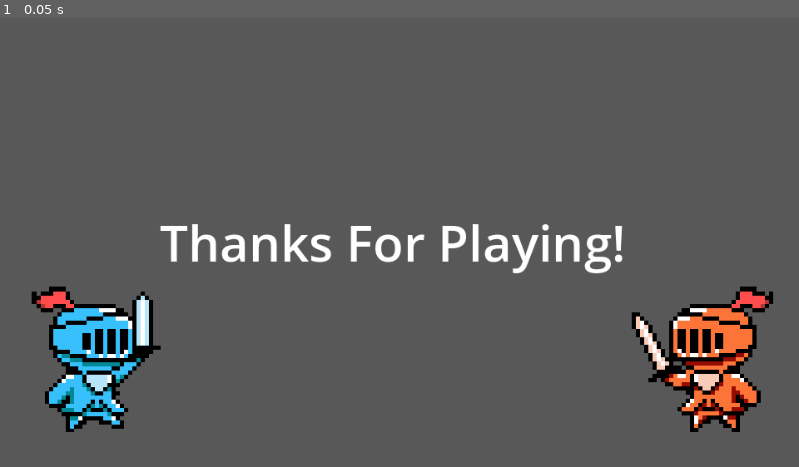
Above: before the commit, frame 1.
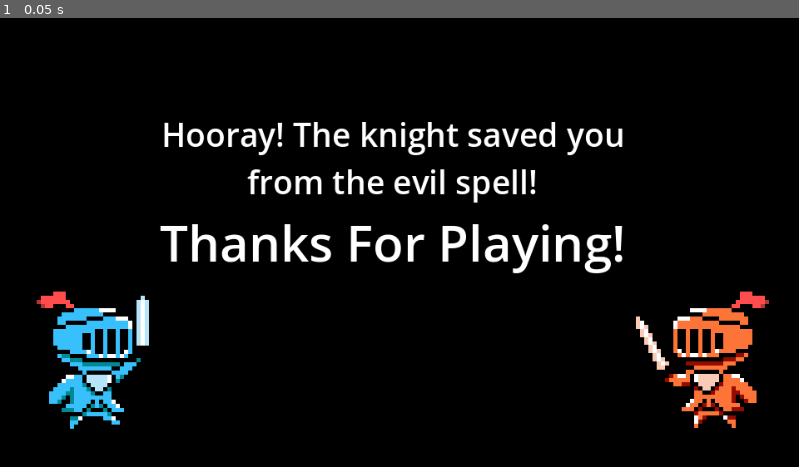
Above: after the commit, the same moment.

Repository: FlafyDev/gmtk-2023
Game: Godot game, scene res://arenas/End.tscn
The game is run twice, just before and just after one commit, with the same random seed, the same clock (stepped at 60 frames per second) and the same inputs. This scene is started directly instead of the project's main scene.
Inputs:
- Up to frame 1 (0.05 s): no input

The runs differ from the first frame. In frame 1, 92% of the frame differs, in the area x 0-100%, y 0-100%.

Commit message:
upload

Diff:
--- a/Abilities.gd
+++ b/Abilities.gd
@@ -3,6 +3,12 @@
 
 # Called when the node enters the scene tree for the first time.
 func _ready():
+	match arena:
+		1: get_tree().root.get_child(0).play_music(load("res://unknown.wav"))
+		2: get_tree().root.get_child(0).play_music(load("res://dungeon.wav"))
+		3: get_tree().root.get_child(0).play_music(load("res://sky.wav"))
+		4: get_tree().root.get_child(0).play_music(load("res://prepare.wav"))
+		5: get_tree().root.get_child(0).play_music(load("res://finalbattle.wav"))
 
 	var arenaInstance = load("res://arenas/Arena{num}.tscn".format({"num": arena})).instantiate()
 	arenaInstance.position = Vector2(0, 0)
--- /dev/null
+++ b/DemonDeath.gd
@@ -0,0 +1,24 @@
+extends CharacterBody2D
+
+
+var demon = 0
+var swapTimeout = 1
+
+# Called when the node enters the scene tree for the first time.
+func _ready():
+	velocity = Vector2(0, -500)
+	$Sprite2D.texture = load("res://demons/boss_{num}.png".format({"num": demon}))
+	pass # Replace with function body.
+
+
+# Called every frame. 'delta' is the elapsed time since the previous frame.
+func _process(delta):
+	if swapTimeout > 0:
+		swapTimeout -= delta
+		if swapTimeout <= 0:
+			$Sprite2D.texture = load("res://demons/boss_{num}.png".format({"num": demon+1}))
+
+	rotation += 2 * PI * delta
+	velocity.y += 500 * delta
+	move_and_slide()
+	pass
--- /dev/null
+++ b/DemonDeath.tscn
@@ -0,0 +1,15 @@
+[gd_scene load_steps=3 format=3 uid="uid://dhvrgek701ge1"]
+
+[ext_resource type="Script" path="res://DemonDeath.gd" id="1_7ktu2"]
+
+[sub_resource type="CircleShape2D" id="CircleShape2D_ojj1x"]
+
+[node name="DemonDeath" type="CharacterBody2D"]
+collision_layer = 0
+collision_mask = 0
+script = ExtResource("1_7ktu2")
+
+[node name="Sprite2D" type="Sprite2D" parent="."]
+
+[node name="CollisionShape2D" type="CollisionShape2D" parent="."]
+shape = SubResource("CircleShape2D_ojj1x")
--- a/Explosion.gd
+++ b/Explosion.gd
@@ -1,7 +1,7 @@
 extends Area2D
 
-var circleRadius = 400
-var time = 3.0
+var circleRadius = 350
+var time = 2.0
 var explosionIncreaseTimer = 1.0 # Dummy value
 
 # Called when the node enters the scene tree for the first time.
--- /dev/null
+++ b/Friend.gd
@@ -0,0 +1,20 @@
+extends CharacterBody2D
+
+
+const SPEED = 300.0
+const JUMP_VELOCITY = -400.0
+
+# Get the gravity from the project settings to be synced with RigidBody nodes.
+var gravity = ProjectSettings.get_setting("physics/2d/default_gravity")
+
+
+func _physics_process(delta):
+	# Add the gravity.
+	if not is_on_floor():
+		velocity.y += gravity * delta
+
+	# Handle Jump.
+	if is_on_floor():
+		velocity.y = JUMP_VELOCITY
+
+	move_and_slide()
--- /dev/null
+++ b/Friend.tscn
@@ -0,0 +1,19 @@
+[gd_scene load_steps=4 format=3 uid="uid://bwyq8oop32t4p"]
+
+[ext_resource type="Script" path="res://Friend.gd" id="1_4nh2e"]
+[ext_resource type="Texture2D" uid="uid://dfsu7wrpxduxs" path="res://hero/friend.png" id="2_0wso6"]
+
+[sub_resource type="CapsuleShape2D" id="CapsuleShape2D_3u7va"]
+height = 32.0
+
+[node name="Friend" type="CharacterBody2D"]
+script = ExtResource("1_4nh2e")
+
+[node name="Sprite2D" type="Sprite2D" parent="."]
+scale = Vector2(2, 2)
+texture = ExtResource("2_0wso6")
+
+[node name="CollisionShape2D" type="CollisionShape2D" parent="."]
+position = Vector2(-1, 2)
+scale = Vector2(2, 2)
+shape = SubResource("CapsuleShape2D_3u7va")
--- /dev/null
+++ b/HeroJumping.tscn
@@ -0,0 +1,19 @@
+[gd_scene load_steps=4 format=3 uid="uid://cj16vtiw7ty3"]
+
+[ext_resource type="Script" path="res://Friend.gd" id="1_u5xns"]
+[ext_resource type="Texture2D" uid="uid://cevtks63qjike" path="res://hero/knight_idle.png" id="2_ap72l"]
+
+[sub_resource type="CapsuleShape2D" id="CapsuleShape2D_3u7va"]
+height = 32.0
+
+[node name="Friend" type="CharacterBody2D"]
+script = ExtResource("1_u5xns")
+
+[node name="Sprite2D" type="Sprite2D" parent="."]
+scale = Vector2(2, 2)
+texture = ExtResource("2_ap72l")
+
+[node name="CollisionShape2D" type="CollisionShape2D" parent="."]
+position = Vector2(-1, 2)
+scale = Vector2(2, 2)
+shape = SubResource("CapsuleShape2D_3u7va")
--- a/Manager.gd
+++ b/Manager.gd
@@ -43,8 +43,10 @@
 	goto_level(["disk", "lazers", "slam"])
 
 
+
 func goto_abilities_selction(type = null):
 	if (arena == 6):
+		play_music(load("res://fantasy.wav"))
 		transition_to(load("res://arenas/End.tscn").instantiate())
 		return
 
--- a/arenas/End.tscn
+++ b/arenas/End.tscn
@@ -12,7 +12,18 @@
 text = "Thanks For Playing! "
 horizontal_alignment = 1
 vertical_alignment = 1
-metadata/_edit_lock_ = true
+
+[node name="Label2" type="Label" parent="."]
+offset_left = -8.0
+offset_top = -100.0
+offset_right = 952.0
+offset_bottom = 440.0
+scale = Vector2(1, 0.996275)
+theme_override_font_sizes/font_size = 39
+text = "Hooray! The knight saved you
+from the evil spell!"
+horizontal_alignment = 1
+vertical_alignment = 1
 
 [node name="Sprite2D" type="Sprite2D" parent="."]
 position = Vector2(116, 411)
--- a/character.gd
+++ b/character.gd
@@ -39,21 +39,22 @@
 var lightningScene = preload("res://Lightning.tscn")
 var lastDirection = 1
 var invincTimer = 0
-var maxHp = 5
+var maxHp = 3
 var hp = maxHp
 var abilityMarginTime = 6
 var abilityTimer = 1
+var newScale = 1
 
 func _ready():
-	print(hero)
 	randomize()
+	maxHp = 3 if demon == 0 else 4
 	hp = maxHp
 	prelazers.visible = false
 	velocity.x = 10;
 	velocity.y = 1;
 	abilityTimer = abilityMarginTime
 	$RollDust.visible = false
-	var newScale = 1+16.0*demon/96
+	newScale = 1+16.0*demon/96
 	print(newScale)
 	scale = Vector2(newScale, newScale)
 	$Sprite2D.scale = Vector2(1/newScale, 1/newScale)
@@ -142,14 +143,34 @@
 	hp -= amount
 	if hp <= 0:
 		invincTimer = 1000
+
+		if get_tree().root.get_child(0).arena == 5:
+			var friendInstance = load("res://Friend.tscn").instantiate()
+			friendInstance.position = position
+			get_tree().root.get_child(0).currentScene.add_child(friendInstance)
+
+			# TODO
+			# var heroJumpingInstance = load("res://Friend.tscn").instantiate()
+			# heroJumpingInstance.position = position
+			# get_tree().root.get_child(0).currentScene.add_child(heroJumpingInstance)
+
+			# hero.queue_free()
+		else:
+			var deathInstance = load("res://DemonDeath.tscn").instantiate()
+			deathInstance.position = position
+			deathInstance.demon = demon
+			get_tree().root.get_child(0).currentScene.add_child(deathInstance)
+
+
 		position.y = 10000
 		get_tree().root.get_child(0).currentScene.heroWin()
 	else:
 		invincTimer = 2
-		get_node("../DemonHealth/ProgressBar").value = float(hp) / maxHp * 100.0
 
 		if "spikes" in activated_abilities:
 			regenerate_spikes()
+
+	get_node("../DemonHealth/ProgressBar").value = float(hp) / maxHp * 100.0
 
 func doAbility(name):
 	match name:
@@ -168,8 +189,9 @@
 
 func explosion():
 	var instance = explosionScene.instantiate()
+	instance.scale = Vector2(1/newScale, 1/newScale)
 	add_child(instance)
-	await get_tree().create_timer(3).timeout # waits for 1 second
+	await get_tree().create_timer(2).timeout # waits for 1 second
 	camera.add_trauma(1)
 	abilityTimer = abilityMarginTime
 
--- a/game.gd
+++ b/game.gd
@@ -34,10 +34,6 @@
 	move_child(arenaInstance, 0)
 
 
-	match arena:
-		3: get_tree().root.get_child(0).play_music(load("res://sky.wav"))
-		5: get_tree().root.get_child(0).play_music(load("res://finalbattle.wav"))
-
 
 
 	# var heroInstance = demonScene.instantiate()
--- a/hero.gd
+++ b/hero.gd
@@ -90,7 +90,7 @@
 			$AnimP.play("running")
 			stateTimeout = rng.randf_range(1.0, 2.0)
 			set_dir(1 if demon.position.x > self.position.x else -1)
-		elif rng.randf_range(0.0, 1.0) > 0.6:
+		elif rng.randf_range(0.0, 1.0) > 0.2:
 			state = "attacking"
 			$AnimP.play("attacking")
 			set_dir(1 if demon.position.x > self.position.x else -1)
--- a/hero.tscn
+++ b/hero.tscn
@@ -10,7 +10,7 @@
 [ext_resource type="Texture2D" uid="uid://dq0wgoytpio3s" path="res://hero/knight_dead.png" id="9_u33fg"]
 
 [sub_resource type="RectangleShape2D" id="RectangleShape2D_fkq3r"]
-size = Vector2(30.5, 20.1732)
+size = Vector2(41, 20.1732)
 
 [sub_resource type="Animation" id="Animation_vxafo"]
 resource_name = "attacking"
@@ -38,7 +38,7 @@
 "times": PackedFloat32Array(0, 1.95, 2),
 "transitions": PackedFloat32Array(1, 1, 1),
 "update": 1,
-"values": [Vector2(0, 0), Vector2(0, 0), Vector2(12, 0)]
+"values": [Vector2(0, 0), Vector2(0, 0), Vector2(26, 0)]
 }
 
 [sub_resource type="Animation" id="Animation_dthnh"]
@@ -150,7 +150,7 @@
 collision_mask = 12
 
 [node name="CollisionShape2D" type="CollisionShape2D" parent="AttackArea"]
-position = Vector2(19.25, -0.4134)
+position = Vector2(24.5, -0.4134)
 shape = SubResource("RectangleShape2D_fkq3r")
 
 [node name="AnimP" type="AnimationPlayer" parent="."]
@@ -161,7 +161,8 @@
 
 [node name="Sprite2D" type="Sprite2D" parent="."]
 texture_filter = 1
-texture = ExtResource("5_pnhon")
+position = Vector2(26, 0)
+texture = ExtResource("5_rgq3i")
 
 [node name="CollisionShape2D" type="CollisionShape2D" parent="."]
 position = Vector2(-3, 2)
--- a/project.godot
+++ b/project.godot
@@ -10,10 +10,10 @@
 
 [application]
 
-config/name="godot-test"
+config/name="Incompetent Knight"
 run/main_scene="res://Manager.tscn"
 config/features=PackedStringArray("4.0", "Forward Plus")
-config/icon="res://icon.svg"
+config/icon="res://knight_hit.png"
 
 [display]
 
@@ -27,25 +27,24 @@
 "deadzone": 0.5,
 "events": [Object(InputEventKey,"resource_local_to_scene":false,"resource_name":"","device":0,"window_id":0,"alt_presse …(181 unchanged characters)…
 , Object(InputEventKey,"resource_local_to_scene":false,"resource_name":"","device":-1,"window_id":0,"alt_pressed":false,"shift_pressed":false,"ctrl_pressed":false,"meta_pressed":false,"pressed":false,"keycode":0,"physical_keycode":65,"key_label":0,"unicode":97,"echo":false,"script":null)
-, Object(InputEventKey,"resource_local_to_scene":false,"resource_name":"","device":-1,"window_id":0,"alt_pressed":false,"shift_pressed":false,"ctrl_pressed":false,"meta_pressed":false,"pressed":false,"keycode":0,"physical_keycode":83,"key_label":0,"unicode":115,"echo":false,"script":null)
 ]
 }
 right={
 "deadzone": 0.5,
 "events": [Object(InputEventKey,"resource_local_to_scene":false,"resource_name":"","device":-1,"window_id":0,"alt_press …(182 unchanged characters)…
-, Object(InputEventKey,"resource_local_to_scene":false,"resource_name":"","device":-1,"window_id":0,"alt_pressed":false,"shift_pressed":false,"ctrl_pressed":false,"meta_pressed":false,"pressed":false,"keycode":0,"physical_keycode":70,"key_label":0,"unicode":102,"echo":false,"script":null)
+, Object(InputEventKey,"resource_local_to_scene":false,"resource_name":"","device":-1,"window_id":0,"alt_pressed":false,"shift_pressed":false,"ctrl_pressed":false,"meta_pressed":false,"pressed":false,"keycode":0,"physical_keycode":68,"key_label":0,"unicode":100,"echo":false,"script":null)
 ]
 }
 up={
 "deadzone": 0.5,
 "events": [Object(InputEventKey,"resource_local_to_scene":false,"resource_name":"","device":-1,"window_id":0,"alt_press …(182 unchanged characters)…
-, Object(InputEventKey,"resource_local_to_scene":false,"resource_name":"","device":-1,"window_id":0,"alt_pressed":false,"shift_pressed":false,"ctrl_pressed":false,"meta_pressed":false,"pressed":false,"keycode":0,"physical_keycode":69,"key_label":0,"unicode":101,"echo":false,"script":null)
+, Object(InputEventKey,"resource_local_to_scene":false,"resource_name":"","device":-1,"window_id":0,"alt_pressed":false,"shift_pressed":false,"ctrl_pressed":false,"meta_pressed":false,"pressed":false,"keycode":0,"physical_keycode":87,"key_label":0,"unicode":119,"echo":false,"script":null)
 ]
 }
 down={
 "deadzone": 0.5,
 "events": [Object(InputEventKey,"resource_local_to_scene":false,"resource_name":"","device":-1,"window_id":0,"alt_press …(182 unchanged characters)…
-, Object(InputEventKey,"resource_local_to_scene":false,"resource_name":"","device":-1,"window_id":0,"alt_pressed":false,"shift_pressed":false,"ctrl_pressed":false,"meta_pressed":false,"pressed":false,"keycode":0,"physical_keycode":68,"key_label":0,"unicode":100,"echo":false,"script":null)
+, Object(InputEventKey,"resource_local_to_scene":false,"resource_name":"","device":-1,"window_id":0,"alt_pressed":false,"shift_pressed":false,"ctrl_pressed":false,"meta_pressed":false,"pressed":false,"keycode":0,"physical_keycode":83,"key_label":0,"unicode":115,"echo":false,"script":null)
 ]
 }
 ability1={
@@ -70,4 +69,4 @@
 
 textures/canvas_textures/default_texture_filter=0
 renderer/rendering_method="gl_compatibility"
-environment/defaults/default_clear_color=Color(0.345098, 0.345098, 0.345098, 1)
+environment/defaults/default_clear_color=Color(0, 0, 0, 1)
Not shown, added: dungeon.wav.import
Not shown, changed: export_presets.cfg
Not shown, added: fantasy.wav.import
Binary file changed: hero/knight_attack.png
Not shown, added: prepare.wav.import
Not shown, added: unknown.wav.import
Not shown, added: dungeon.wav
Not shown, added: fantasy.wav
Not shown, added: prepare.wav
Not shown, added: unknown.wav
